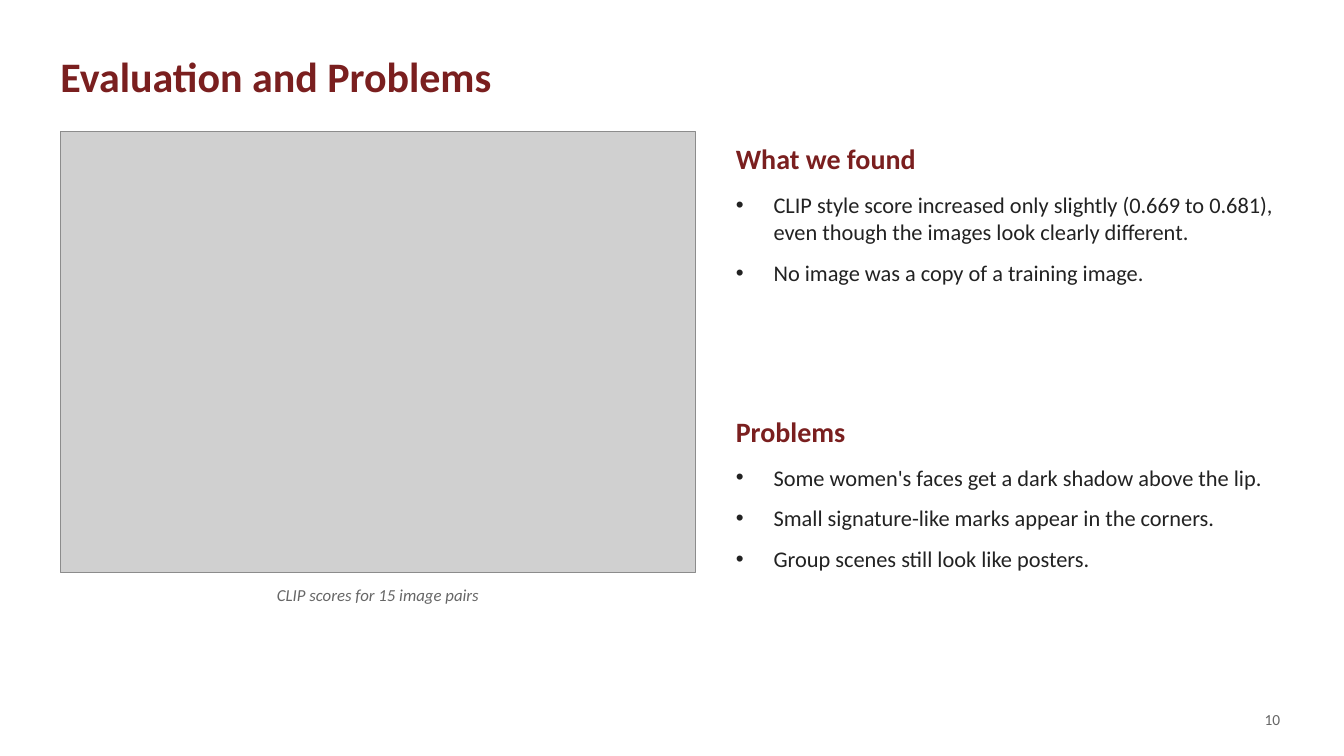
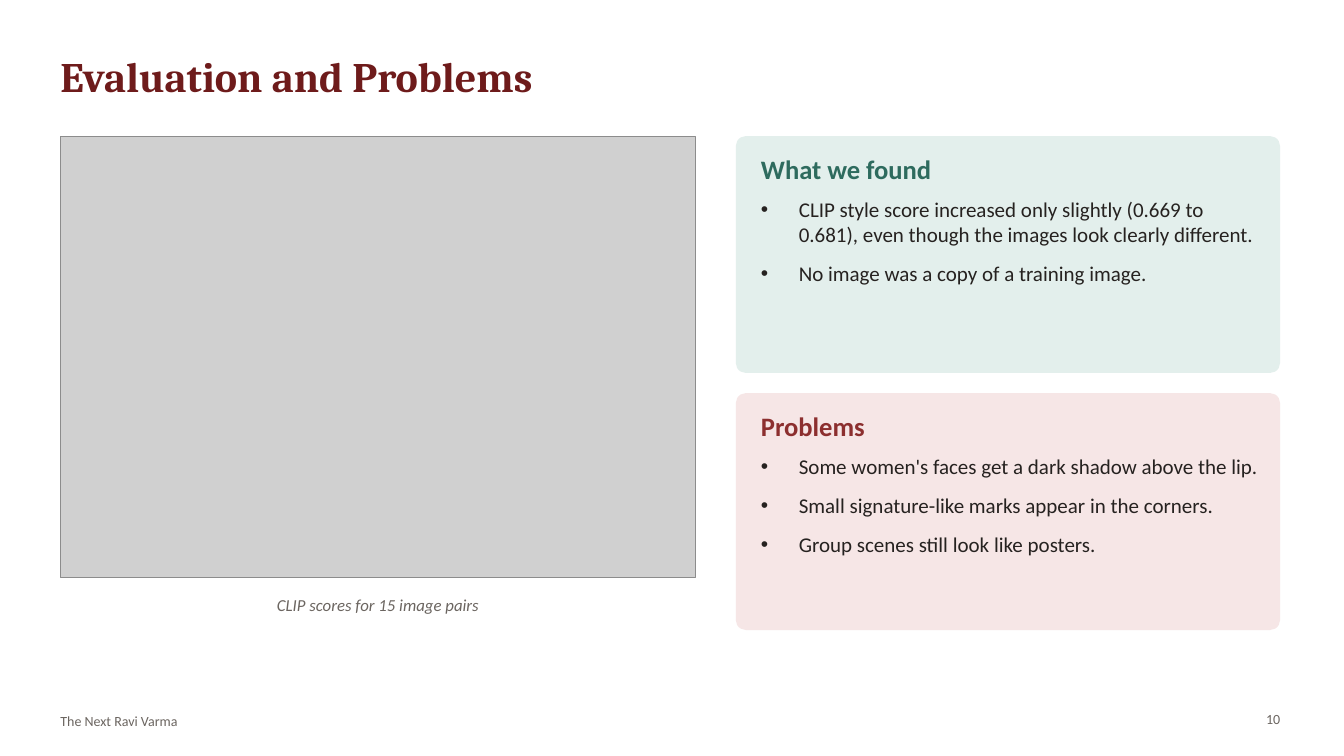
Before and after one commit to f20240684-cmd/the-next-ravi-varma-v2, a slide deck: slide 10 of docs/The_Next_Ravi_Varma_Milestone2_Review.pptx. Drawn at 1344x756 pixels with LibreOffice and Linux fonts; fonts in the diff are those of the drawing; grey boxes stand for pictures. Boxes give left, top, right and bottom in pixels: in the first picture for what was removed or moved away, otherwise in the second. Text is boxed around its words. In the diff, an @@ line names an element or a change of style, - is before the commit and + after.

```diff
--- a/docs/The_Next_Ravi_Varma_Milestone2_Review.pptx
+++ b/docs/The_Next_Ravi_Varma_Milestone2_Review.pptx
@@ title "Evaluation and Problems" at (x1=60, y1=63, x2=532, y2=93): font Calibri to Cambria, text colour #7A1F1F to #6E1B1B @@
@@ picture moved from (x1=60, y1=131, x2=696, y2=573) to (x1=60, y1=136, x2=696, y2=578) @@
@@ rounded rectangle added at (x1=736, y1=136, x2=1280, y2=373), fill #E3EFEC @@
@@ text "What we found" moved from (x1=736, y1=149, x2=916, y2=170) to (x1=761, y1=160, x2=931, y2=179) @@
@@ text "What we found" at (x1=761, y1=160, x2=931, y2=179): size 20 to 19 pt, text colour #7A1F1F to #2E6B5E @@
@@ text "CLIP style score increased only ..." moved from (x1=774, y1=197, x2=1272, y2=285) to (x1=799, y1=202, x2=1253, y2=285) @@
@@ text "CLIP style score increased only ..." at (x1=799, y1=202, x2=1253, y2=285): size 16 to 15 pt, text colour #222222 to #262220 @@
@@ rounded rectangle added at (x1=736, y1=393, x2=1280, y2=630), fill #F6E6E6 @@
@@ text "Problems" moved from (x1=736, y1=422, x2=846, y2=442) to (x1=761, y1=417, x2=865, y2=436) @@
@@ text "Problems" at (x1=761, y1=417, x2=865, y2=436): size 20 to 19 pt, text colour #7A1F1F to #8C2F2F @@
@@ text "Some women's faces get a ..." at (x1=799, y1=459, x2=1257, y2=556): size 16 to 15 pt, text colour #222222 to #262220 @@
@@ text "Some women's faces get a ..." moved from (x1=774, y1=470, x2=1262, y2=571) to (x1=799, y1=459, x2=1257, y2=556) @@
@@ text "CLIP scores for 15 image ..." moved from (x1=277, y1=589, x2=478, y2=604) to (x1=277, y1=599, x2=478, y2=614) @@
@@ text "CLIP scores for 15 image ..." at (x1=277, y1=599, x2=478, y2=614): text colour #666666 to #6B6560 @@
@@ text added at (x1=60, y1=716, x2=178, y2=726), 10 pt, text #6B6560 @@
+The Next Ravi Varma
@@ page number at (x1=1266, y1=715, x2=1280, y2=724): size 11 to 10 pt, text colour #666666 to #6B6560 @@
```
Also in this commit, not shown: 12 other slides changed, 1 other file.
